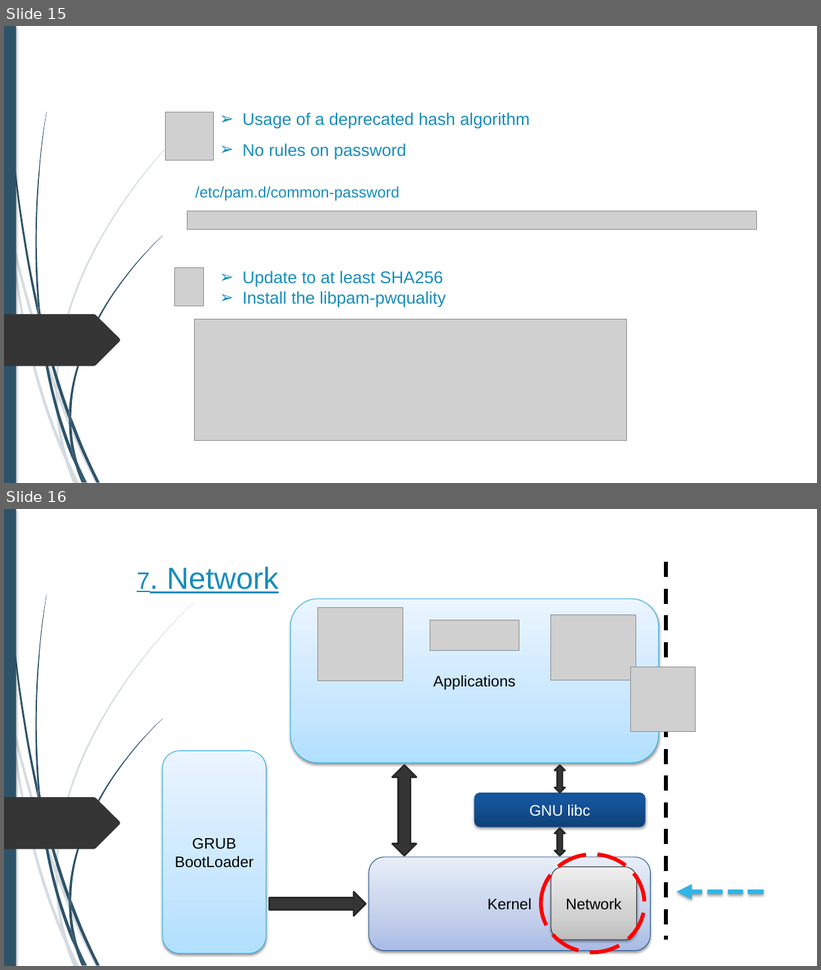
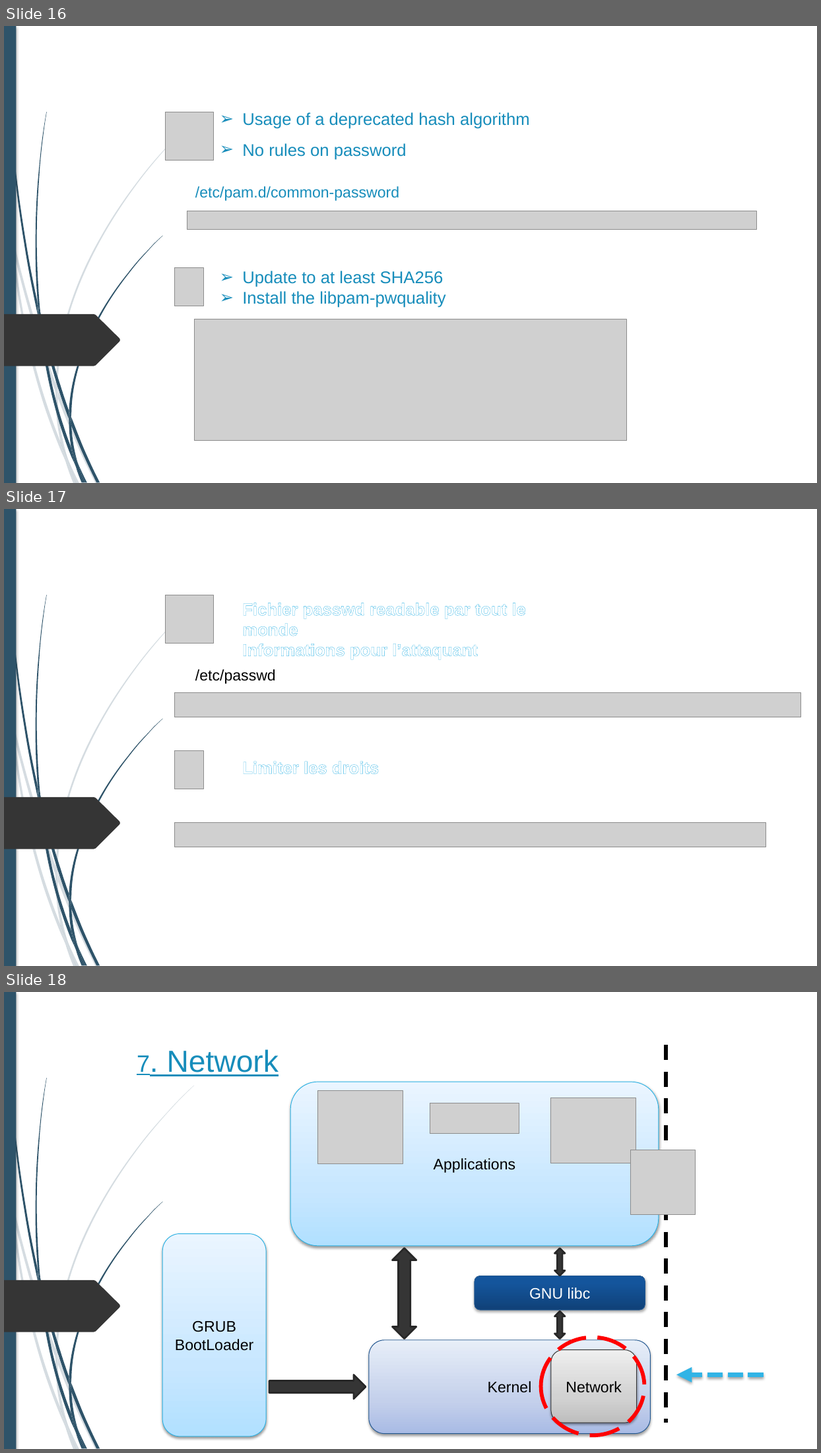
Before and after one commit to alexandreAubois/Secu_linux, a slide deck: Projet-Linux.pptx. Shown one above the other, each under a label of ours: slides 15 and 16 before the commit, slides 16, 17 and 18 after it. The pictures are 821x970 and 821x1453 pixels, drawn with LibreOffice and Linux fonts; fonts in the diff are those of the drawing; grey boxes stand for pictures; background and template pictures are left out. Boxes give left, top, right and bottom in pixels: in the first picture for what was removed or moved away, otherwise in the second. Text is boxed around its words. In the diff, an @@ line names an element or a change of style, - is before the commit and + after.

Commit message:
Push

```diff
--- a/Projet-Linux.pptx
+++ b/Projet-Linux.pptx
@@ slide 17 added at box(4, 509, 817, 966), background #FFFFFF; not listed: 24 template elements that a slide beside it also shows @@
@@ picture added at box(165, 595, 214, 644) @@
@@ text added at box(242, 603, 525, 660), 20 pt, text #FFFFFF, bold @@
+➢ Fichier passwd readable par tout le monde
+➢ Informations pour l’attaquant
@@ text added at box(195, 669, 276, 684), 18 pt, text #000000 @@
+/etc/passwd
@@ picture added at box(175, 692, 801, 717) @@
@@ picture added at box(175, 751, 204, 789) @@
@@ text added at box(242, 761, 379, 774), 20 pt, text #FFFFFF, bold @@
+➢ Limiter les droits
@@ picture added at box(175, 823, 766, 848) @@
@@ what was slide 15 is now slide 16 @@
@@ what was slide 16 is now slide 18 @@
```
Also in this commit, not shown: 1 other slide added.
